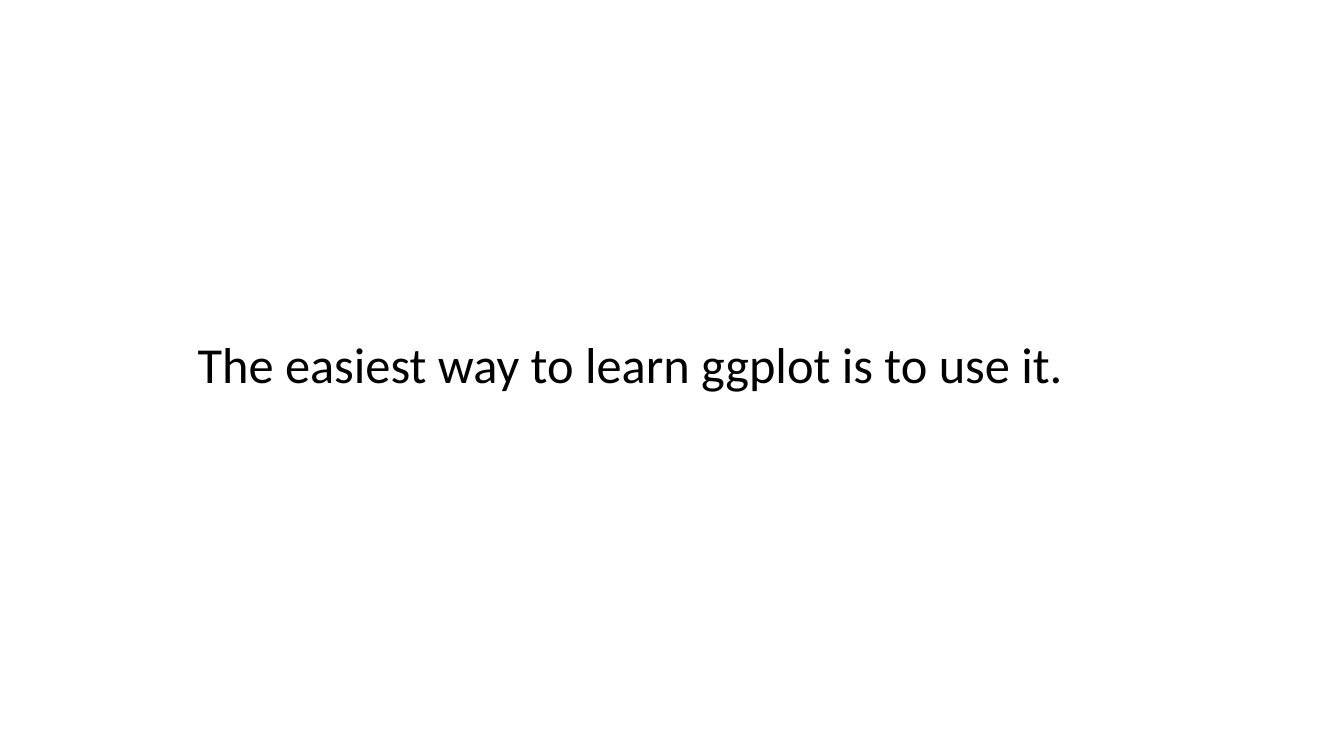
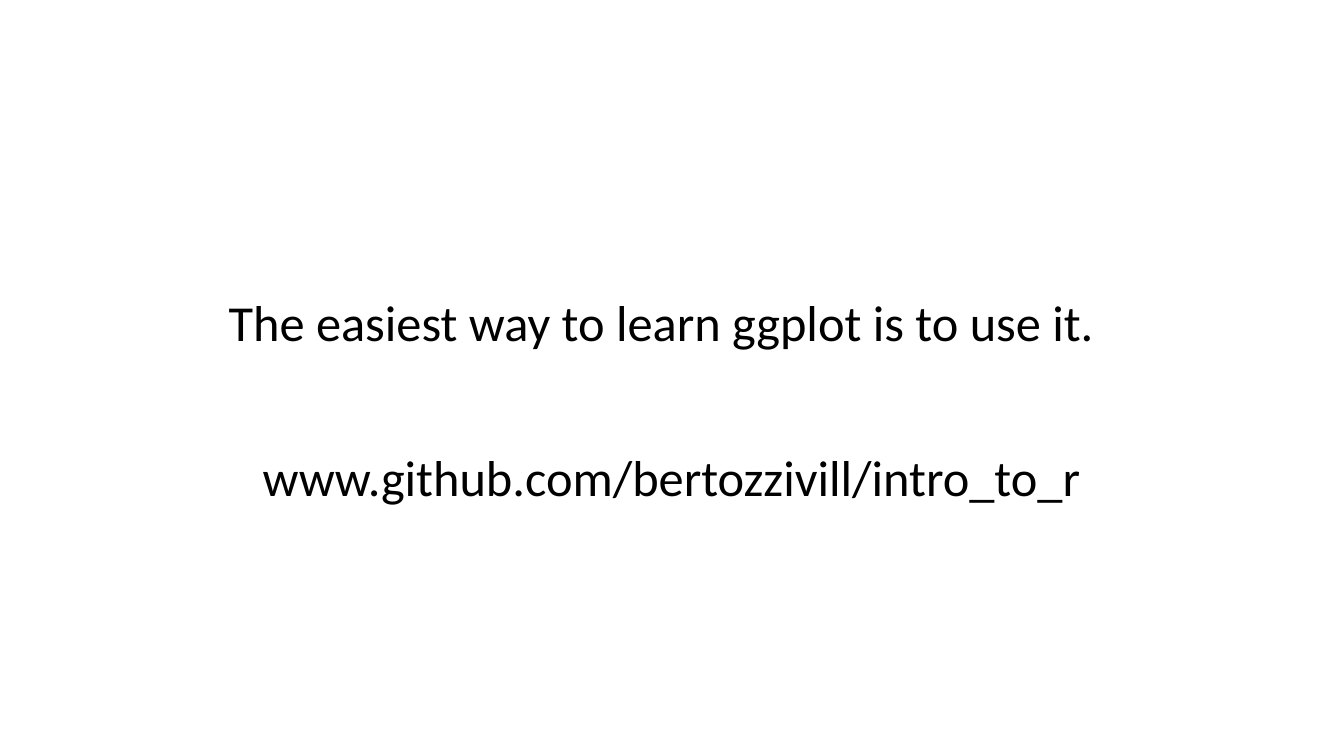
Before and after one commit to wynhsu/intro_to_r, a slide deck: slide 15 of class_3_4.pptx. Drawn at 1344x756 pixels with LibreOffice and Linux fonts; fonts in the diff are those of the drawing. Boxes give left, top, right and bottom in pixels: in the first picture for what was removed or moved away, otherwise in the second. Text is boxed around its words. In the diff, an @@ line names an element or a change of style, - is before the commit and + after.

```diff
--- a/class_3_4.pptx
+++ b/class_3_4.pptx
@@ text "The easiest way to learn ...": place and size @@
-text "The easiest way to learn ..." at [198, 348, 1062, 392]
+text "The easiest way to learn ..." at [229, 306, 1093, 350]
@@ text added at [263, 461, 1080, 505], 36 pt, text #000000 @@
+www.github.com/bertozzivill/intro_to_r
```
Also in this commit, not shown: 2 other slides changed, 1 slide added, 1 other file.
